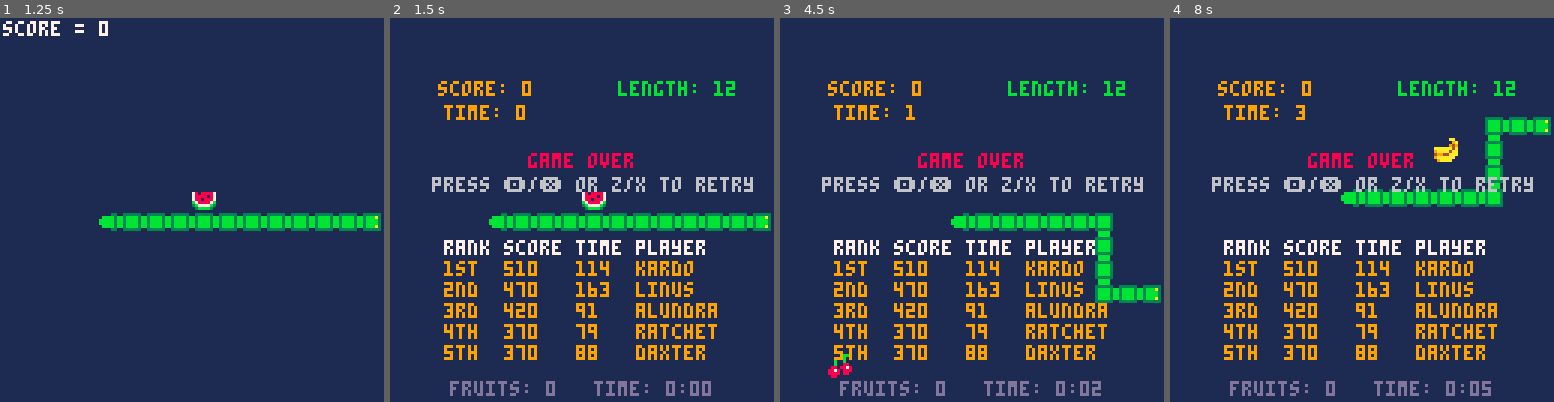
Above: before the commit, frames 1-4 (left to right).
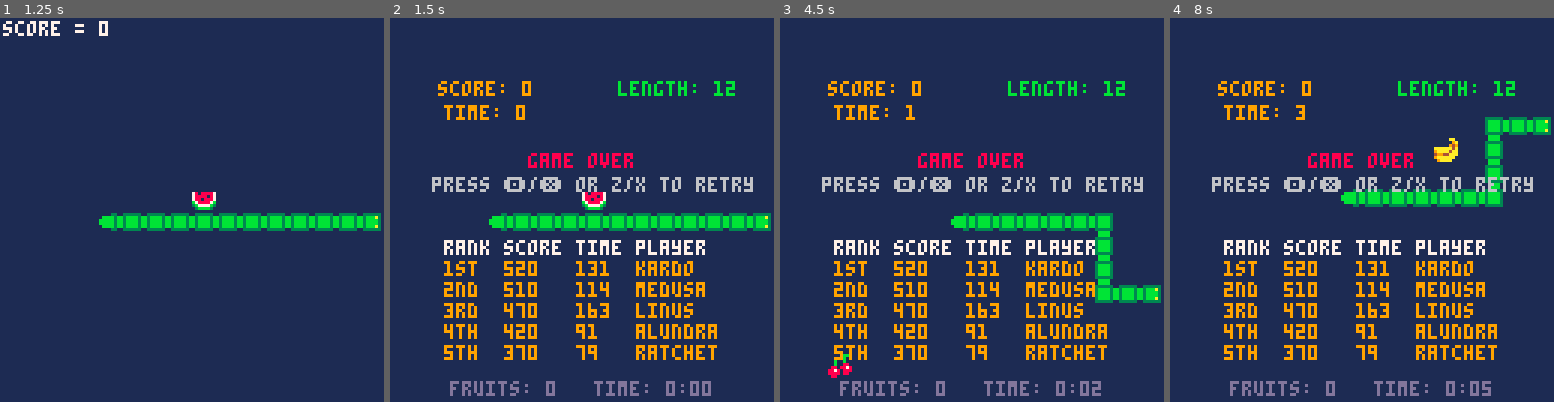
Above: after the commit, the same moments.

Repository: kakardo/Pico-8
Game: PICO-8 cartridge game carts/01 grone orm (snake clone)/snake.p8
The game is run twice, just before and just after one commit, with the same random seed, the same clock (stepped at 60 frames per second) and the same inputs.
Inputs:
- Up to frame 1 (1.25 s): tap X (X key) at 0.33, 1.07 s; tap O (Z key) at 0.7 s
- Up to frame 2 (1.5 s): no input
- Up to frame 3 (4.5 s): hold Right 1.6-2.1 s; tap O (Z key) every 0.4 s from 1.7 to 4.1 s; tap X (X key) at 1.85, 2.97, 4.08 s; hold Up 2.15-2.42 s; hold Right 2.47-3.03 s; hold Left 3.08-3.58 s; hold Down 3.63-3.97 s; hold Right from 4.02 s (still down)
- Up to frame 4 (8 s): tap O (Z key) every 0.4 s from 4.5 to 7.7 s; release Right at 4.68 s; hold Up 4.73-5.03 s; hold Left 5.08-5.68 s; tap X (X key) at 5.2, 6.32, 7.43 s; hold Down 5.73-6.03 s; hold Right 6.08-6.58 s; hold Right 6.63-7.13 s; hold Up 7.18-7.45 s; hold Right from 7.5 s (still down)

Frame 1 is identical in both runs. In frame 2, 1.7% of the frame differs, in the area x 29-86%, y 63-90%; in frame 3, 1.7%; in frame 4, 1.7%.

Commit message:
New high score! 520 score, 131 time

Diff:
--- a/game carts/01 grone orm (snake clone)/main.lua
+++ b/game carts/01 grone orm (snake clone)/main.lua
@@ -12,7 +12,7 @@
 	- Four colors (not black and white!).
 	- No going backwards into body.
 	@version 1.1
-	- No suicide turning (a command that turns snake into      <2025-07-25>
+	- No suicide turning (a command that turns snake into   		<2025-07-25>
 	  its own body within an 1-step move even though the path
 	  ahead is clear and the death could have been avoided).
 	- Fruit never spawns on top of the snake. The spawning
@@ -27,7 +27,7 @@
 		tail will have time to move away unless we grow by
 		eating the same movement step / tick.               	    <2025-10-06>
 	- Input buffering (instead of polling).                     <2025-10-07>
-	- Top scores are shown on high score table.										<2025-10-20>
+	- Top scores are shown on high score table.									<2025-10-20>
 	@version 1.2
 	- Multiple fruit sprites with random bag logic (so it's
 		semi-random) and Fisher-Yates shuffle.										<2025-10-23>
--- a/game carts/01 grone orm (snake clone)/score.lua
+++ b/game carts/01 grone orm (snake clone)/score.lua
@@ -8,6 +8,13 @@
 	11 = total time
 	12..51 = names for top five scores (5 * 8 chars)
 	52 = Flag determine if first run or not
+
+	My top five:
+	1st	520	131	2025-11-20
+  2nd	510	114
+  3rd 420 91
+  4th	370 79
+  5th	370	88
 
 	NAME	SCORE	TIME
 	Kardo	510		114
@@ -167,11 +174,11 @@
   end
 
 	-- DEFAULT TABLE. brand new cart: put in your friends + fillers
-  set_score_entry(1, "kardo", 510, 114)
-  set_score_entry(2, "linus", 470, 163)
-  set_score_entry(3, "alundra", 420, 91)
-  set_score_entry(4, "ratchet", 370, 79)
-  set_score_entry(5, "daxter", 370, 88)
+  set_score_entry(1, "kardo", 520, 131)
+  set_score_entry(2, "medusa", 510, 114)
+  set_score_entry(3, "linus", 470, 163)
+  set_score_entry(4, "alundra", 420, 91)
+  set_score_entry(5, "ratchet", 370, 79)
 
   save_score()
 	save_names()
